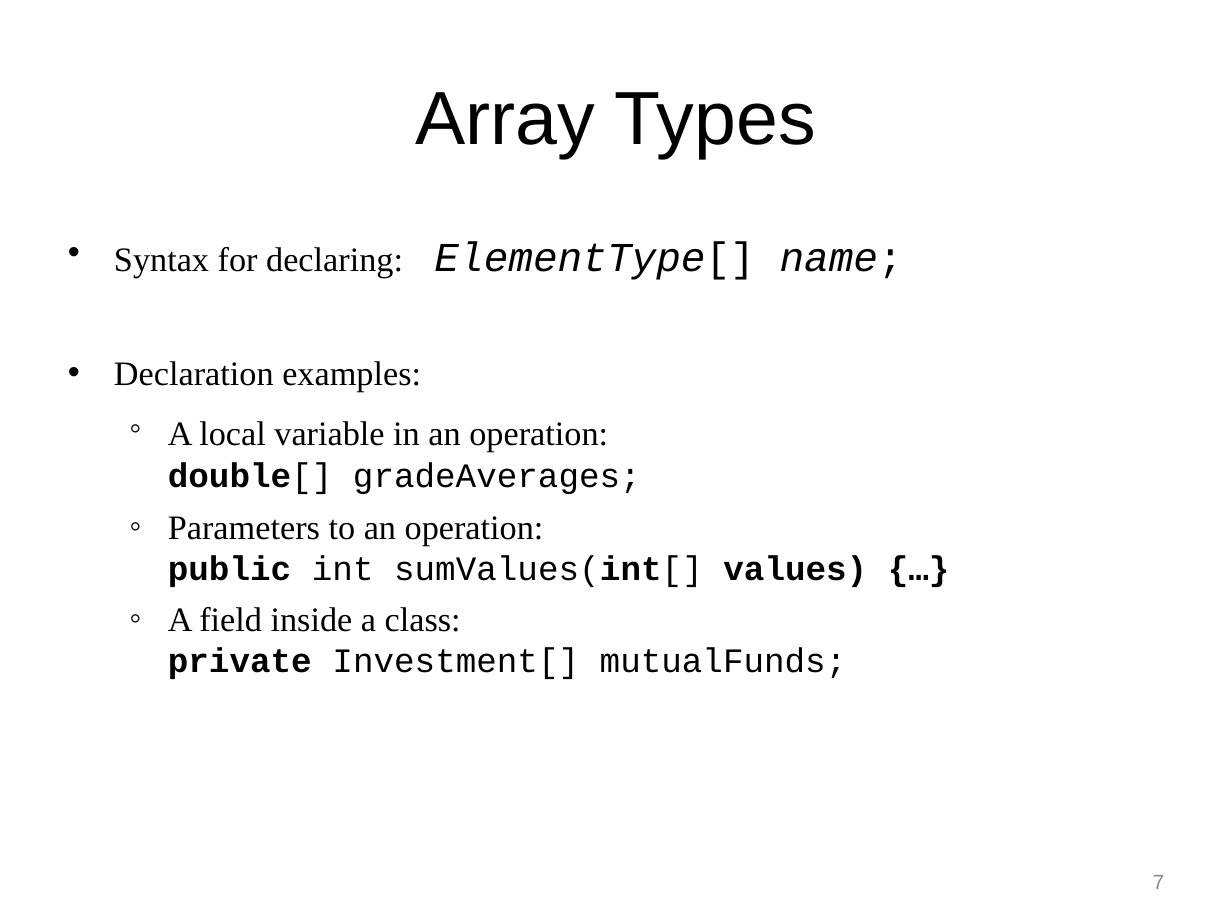
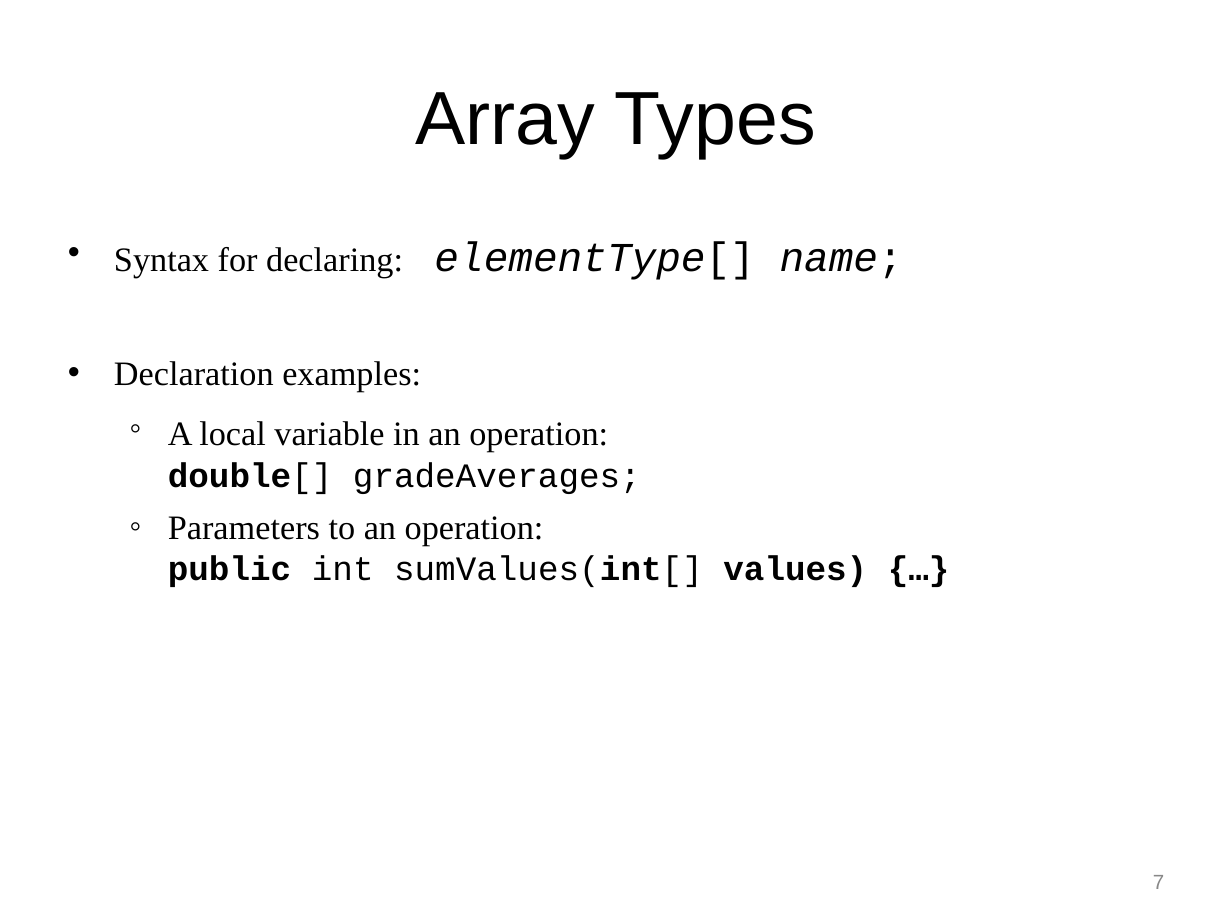
Before and after one commit to RHIT-CSSE/csse220, a slide deck: slide 7 of ClassMaterials/ArraysAnd2DArrays/Slides/Part2-JavaBuiltInArrays.pptx. Drawn at 1232x924 pixels with LibreOffice and Linux fonts; fonts in the diff are those of the drawing. Boxes give left, top, right and bottom in pixels: in the first picture for what was removed or moved away, otherwise in the second. Text is boxed around its words. In the diff, an @@ line names an element or a change of style, - is before the commit and + after.

```diff
--- a/ClassMaterials/ArraysAnd2DArrays/Slides/Part2-JavaBuiltInArrays.pptx
+++ b/ClassMaterials/ArraysAnd2DArrays/Slides/Part2-JavaBuiltInArrays.pptx
@@ text at box(114, 241, 903, 280): text changed @@
-• Syntax for declaring: ElementType[] name;
+• Syntax for declaring: elementType[] name;
@@ text at box(168, 607, 847, 679): paragraph removed @@
-  ◦ A field inside a class:
-    private Investment[] mutualFunds;
```
Also in this commit, not shown: 3 other slides changed, 1 slide removed, 12 other files.
